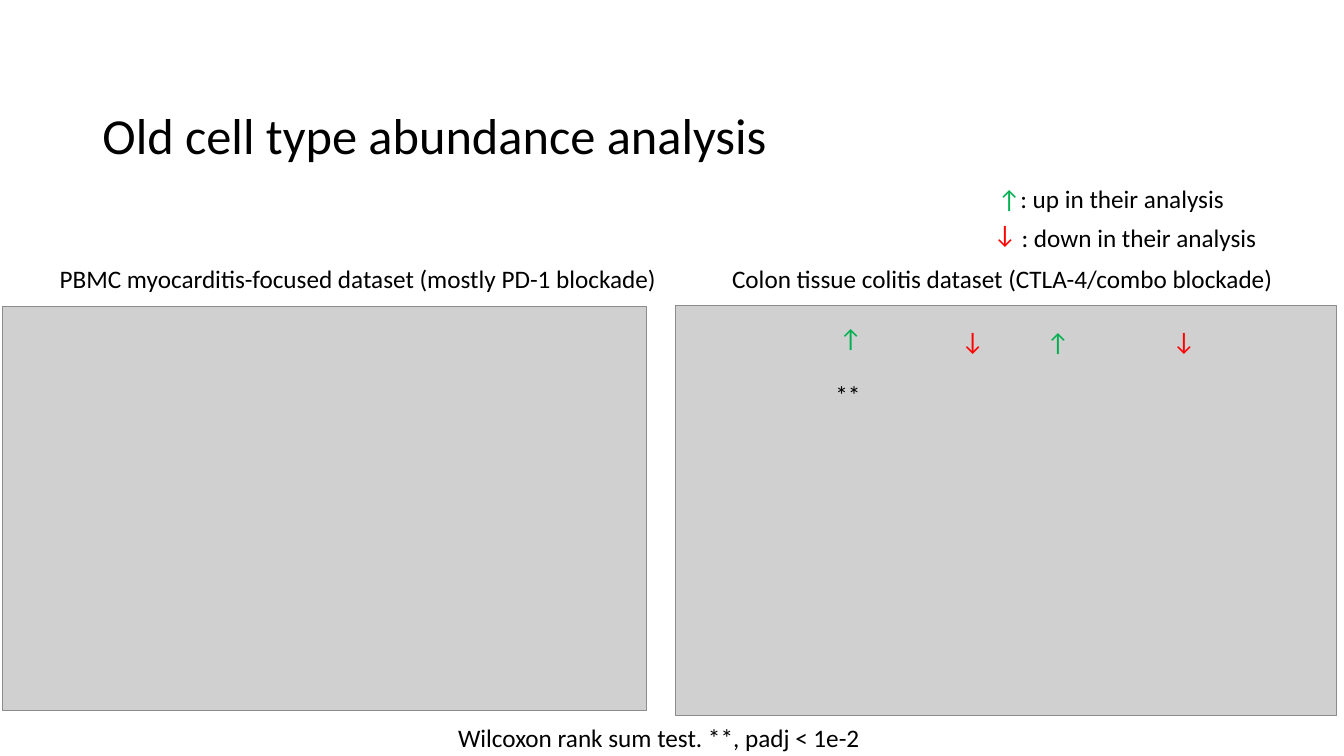
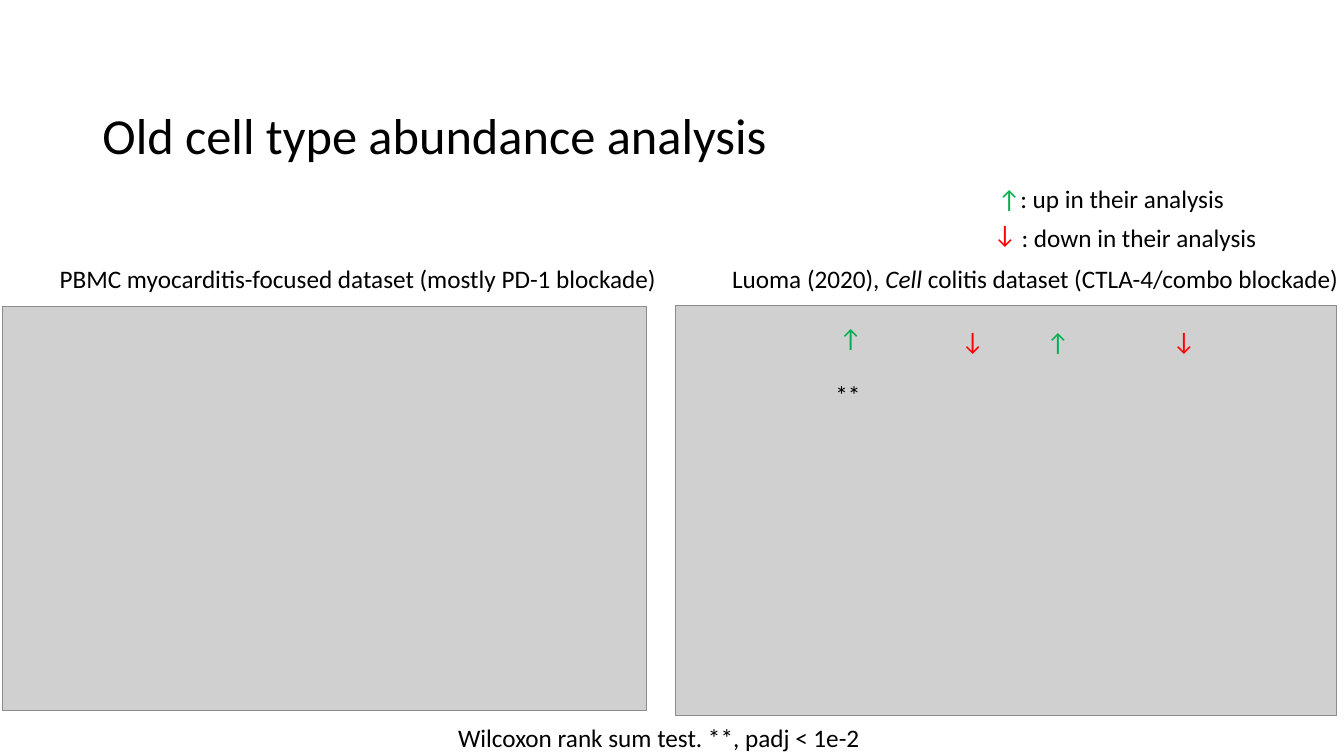
Before and after one commit to tybottorff/bottorffdocs, a slide deck: slide 10 of presentations/weekly_meetings/2_29_24.pptx (slide 9 before the commit). Drawn at 1344x756 pixels with LibreOffice and Linux fonts; fonts in the diff are those of the drawing; grey boxes stand for pictures. Boxes give left, top, right and bottom in pixels: in the first picture for what was removed or moved away, otherwise in the second. Text is boxed around its words. In the diff, an @@ line names an element or a change of style, - is before the commit and + after.

```diff
--- a/presentations/weekly_meetings/2_29_24.pptx
+++ b/presentations/weekly_meetings/2_29_24.pptx
@@ text at (732,269,1337,292): text changed @@
-Colon tissue colitis dataset (CTLA-4/combo blockade)
+Luoma (2020), Cell colitis dataset (CTLA-4/combo blockade)
```
Also in this commit, not shown: 6 other slides changed, 2 slides added, 1 slide removed.
